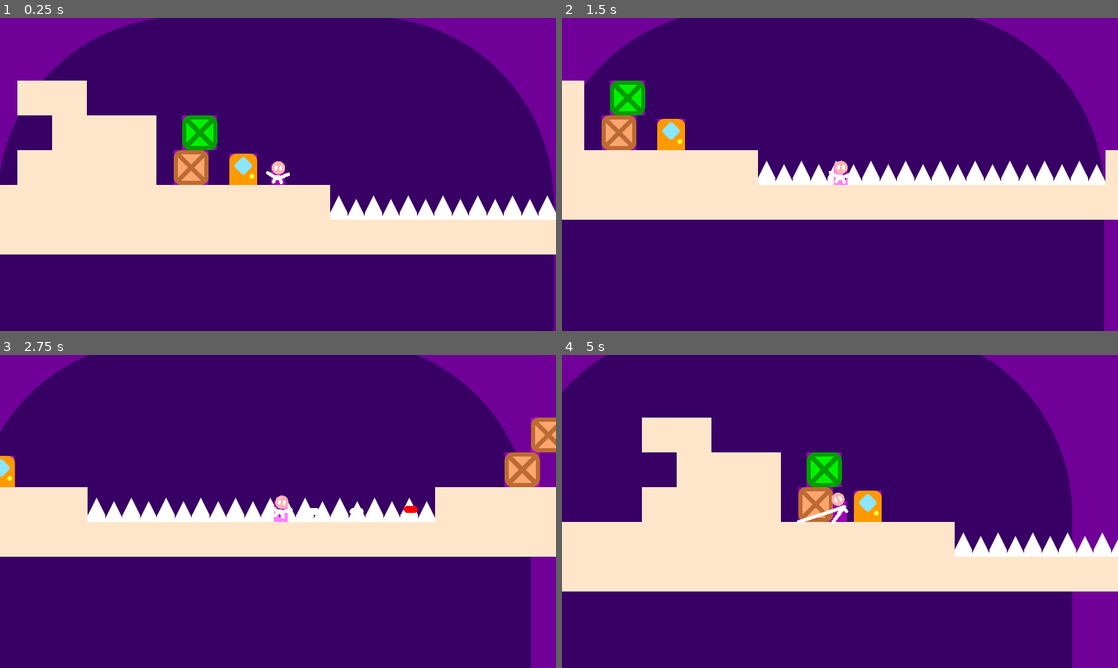
Above: before the commit, frames 1-4 (two rows, left to right).
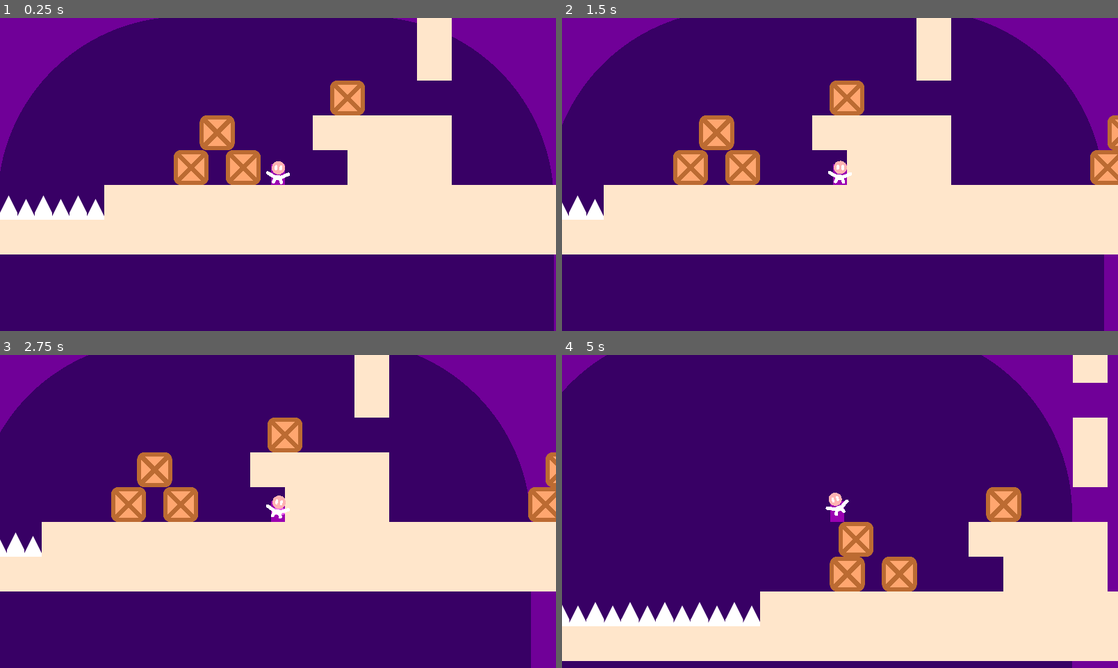
Above: after the commit, the same moments.

Repository: HarmonyHoney/tiny_crate2
Game: Godot game, scene res://src/map/map0.tscn
The game is run twice, just before and just after one commit, with the same random seed, the same clock (stepped at 60 frames per second) and the same inputs. The engine's default icon, where the game draws it, is replaced by a stand-in: a white triangle on a blue panel in a dark square.
Inputs:
- Up to frame 1 (0.25 s): no input
- Up to frame 2 (1.5 s): tap Enter at 0.5 s; hold Right (right) 0.53-1.28 s; hold C (grab) 0.53-1.28 s; tap Space (jump) at 0.77 s; hold Down (down) from 1.28 s (still down); tap C (grab) at 1.35 s
- Up to frame 3 (2.75 s): tap Space (jump) at 1.52 s; release Down (down) at 2.03 s; hold Right (right) from 2.03 s (still down); hold V (shoot) from 2.03 s (still down); tap C (grab) at 2.3 s
- Up to frame 4 (5 s): release Right (right) at 2.78 s; release V (shoot) at 2.78 s; hold Up (up) 2.78-3.53 s; tap R at 2.85 s; tap Space (jump) at 3.02, 3.77, 4.52 s; tap C (grab) at 3.05, 4.35 s; hold C (grab) 3.53-4.28 s; hold Left (left) from 3.53 s (still down)

The runs differ from the first frame. In frame 1, 21% of the frame differs, in the area x 0-100%, y 0-65%; in frame 2, 29%; in frame 3, 28%; in frame 4, 51%, in the area x 0-100%, y 0-98%.

Commit message:
raise and lower boxes! (:

Diff:
--- a/src/actor/Actor.gd
+++ b/src/actor/Actor.gd
@@ -24,9 +24,13 @@
 var air_frames := 0
 
 func _enter_tree():
+	if Engine.editor_hint: return
+
 	Shared.actors.append(self)
 
 func _exit_tree():
+	if Engine.editor_hint: return
+
 	Shared.actors.erase(self)
 
 func _draw():
--- a/src/actor/Box.gd
+++ b/src/actor/Box.gd
@@ -6,7 +6,7 @@
 export var rise_gravity := 1000.0
 export var fall_gravity := 1000.0
 
-var grab_node = null
+var grab = null
 var grab_x := 1
 var is_grab := false
 var is_grab_squish := false
@@ -60,8 +60,9 @@
 			is_floor = check_solid(position + Vector2(0, 1))
 	# grab
 	elif is_grab:
-		if is_instance_valid(grab_node) and grab_node.grab_ease.is_complete and (grab_node.position.y > position.y - size.y or (grab_node.is_floor and grab_node.get_actor("box", grab_node.position + Vector2(0, 1)) != self)):
-			var p = grab_node.position + Vector2(0, -120)
+		if is_instance_valid(grab) and grab.grab_ease.is_complete and (grab.position.y > position.y - size.y or (grab.is_floor and grab.get_actor("box", grab.position + Vector2(0, 1)) != self)):
+			#var p = grab.position + Vector2(0, -120)
+			var p = grab.grab_node.global_position
 			var li = Vector2(lerp(position.x, p.x, grab_speed.x * delta), lerp(position.y, p.y, grab_speed.y * delta))
 			move(li - position)
 	# sticky
@@ -93,7 +94,7 @@
 	is_grab = true
 	is_grab_squish = true
 	grab_ease.reset()
-	grab_node = other
+	grab = other
 	is_stuck = false
 	print("grab: ", name)
 
@@ -103,10 +104,10 @@
 	is_grab_squish = true
 	grab_ease.reset()
 
-	if grab_node.position.y > position.y + size.y:
+	if grab.position.y > position.y + size.y:
 		velocity = _vel
 
-	grab_node = null
+	grab = null
 	print("drop: ", name, " pos: ", position)
 
 func snap(_pos := position, is_y := false):
--- a/src/actor/Box.tscn
+++ b/src/actor/Box.tscn
@@ -9,20 +9,20 @@
 border_width_right = 12
 border_width_bottom = 12
 border_color = Color( 0.741176, 0.423529, 0.2, 1 )
-corner_radius_top_left = 22
-corner_radius_top_right = 22
-corner_radius_bottom_right = 22
-corner_radius_bottom_left = 22
+corner_radius_top_left = 20
+corner_radius_top_right = 20
+corner_radius_bottom_right = 20
+corner_radius_bottom_left = 20
 
 [node name="Box" type="Node2D" groups=["box"]]
 z_index = 5
 z_as_relative = false
 script = ExtResource( 2 )
-is_draw_size = true
 is_moving = true
 is_solid = true
 is_colliding = true
 fall_gravity = 2000.0
+grab_speed = Vector2( 20, 20 )
 
 [node name="Sprite" type="Node2D" parent="."]
 
--- a/src/actor/Player.gd
+++ b/src/actor/Player.gd
@@ -43,6 +43,13 @@
 export var grab_length := 200.0
 export var throw_vel := Vector2(350, -500)
 export var drop_vel := Vector2(0, -100)
+var is_lift := false
+onready var grab_node := $Grab
+export var lift_pos := Vector2(0, -120)
+export var down_pos := Vector2(100, -20)
+var lift_from := lift_pos
+var lift_to := lift_pos
+var lift_ease := EaseMover.new(0.3)
 
 onready var arm_l := $Image/ArmL
 onready var arm_r := $Image/ArmR
@@ -138,6 +145,25 @@
 		else:
 			drop(joy.y != 1)
 
+	if is_grab:
+		# arms
+		grab_ease.count(delta)
+		var d = position.distance_to(grab.position)
+		if d > grab_length:
+			drop()
+
+		# lift
+		if lift_ease.clock == 0 and joy.y == 1:
+			lift_to = down_pos * Vector2(dir_x, 1)
+
+		lift_ease.count(delta, joy.y == 1)
+
+		grab_node.position = lift_from.linear_interpolate(lift_to, lift_ease.smooth())
+
+	else:
+		arm_l.set_point_position(1, arm_l.get_point_position(1).linear_interpolate(Vector2(-30, 0), 20 * delta))
+		arm_r.set_point_position(1, arm_r.get_point_position(1).linear_interpolate(Vector2(30, 0), 20 * delta))
+
 	# push
 	if is_push:
 		if joy.x == 0 or wall_clock > push_timeout:
@@ -160,17 +186,6 @@
 			if d.scene_path != "":
 				get_tree().change_scene(d.scene_path)
 
-	# arms
-	if is_grab:
-		grab_ease.count(delta)
-
-		var d = position.distance_to(grab.position)
-		if d > grab_length:
-			drop()
-	else:
-		arm_l.set_point_position(1, arm_l.get_point_position(1).linear_interpolate(Vector2(-30, 0), 20 * delta))
-		arm_r.set_point_position(1, arm_r.get_point_position(1).linear_interpolate(Vector2(30, 0), 20 * delta))
-
 	# body
 	walk_clock = walk_clock + (delta * dir_x) if joy.x == joy_last.x else 0.0
 
@@ -188,8 +203,8 @@
 func idle_frame():
 	# grab
 	if is_grab and is_instance_valid(grab):
-		arm_l.set_point_position(1, arm_l.get_point_position(1).linear_interpolate(arm_l.to_local(grab.global_position + Vector2(-50, 50)), grab_ease.frac()))
-		arm_r.set_point_position(1, arm_r.get_point_position(1).linear_interpolate(arm_r.to_local(grab.global_position + Vector2(50, 50)), grab_ease.frac()))
+		arm_l.set_point_position(1, arm_l.get_point_position(1).linear_interpolate(arm_l.to_local(grab.global_position + Vector2(-47, 47)), grab_ease.frac()))
+		arm_r.set_point_position(1, arm_r.get_point_position(1).linear_interpolate(arm_r.to_local(grab.global_position + Vector2(47, 47)), grab_ease.frac()))
 
 func hit_floor():
 	jump_count = 0
@@ -232,6 +247,7 @@
 		grab.grab(self, joy.x)
 		is_grab = true
 		grab_ease.reset()
+		lift_ease.reset()
 
 # drop / throw
 func drop(is_throw := false):
--- a/src/actor/Player.tscn
+++ b/src/actor/Player.tscn
@@ -86,3 +86,6 @@
 width = 23.0
 width_curve = SubResource( 4 )
 default_color = Color( 1, 1, 1, 1 )
+
+[node name="Grab" type="Node2D" parent="."]
+position = Vector2( 0, -120 )
--- a/src/map/map0.tscn
+++ b/src/map/map0.tscn
@@ -59,7 +59,7 @@
 cell_size = Vector2( 100, 100 )
 cell_custom_transform = Transform2D( 100, 0, 0, 100, 0, 0 )
 format = 1
-tile_data = PoolIntArray( -21, 0, 0, -20, 0, 0, -19, 0, 0, - …(698 unchanged characters)… , 0, 0, 27, 0, 0, 131051, 0, 0, 131060, -1073741824, 0, 65550, 0, 0, 65563, 0, 0, 196587, 0, 0, 196596, -1073741824, 0, 131086, 0, 0, 131099, 0, 0, 262123, 0, 0, 196635, 0, 0, 327659, 0, 0, 262171, 0, 0, 393195, 0, 0, 3931 …(1800 unchanged characters)…
+tile_data = PoolIntArray( -21, 0, 0, -20, 0, 0, -19, 0, 0, - …(698 unchanged characters)… , 0, 0, 27, 0, 0, 131051, 0, 0, 131060, 0, 0, 65550, 0, 0, 65563, 0, 0, 196587, 0, 0, 196596, -1073741824, 0, 131099, 0, 0, 262123, 0, 0, 196622, 0, 0, 196635, 0, 0, 327659, 0, 0, 262158, 0, 0, 262171, 0, 0, 393195, 0, 0, 3931 …(1800 unchanged characters)…
 script = ExtResource( 7 )
 
 [node name="SpikeMap" type="TileMap" parent="."]
@@ -85,7 +85,7 @@
 [node name="Actors" type="Node2D" parent="."]
 
 [node name="Player" parent="Actors" instance=ExtResource( 2 )]
-position = Vector2( -650, 750 )
+position = Vector2( 1000, 700 )
 coyote_time = 0.1
 drop_vel = Vector2( 0, -200 )
 
